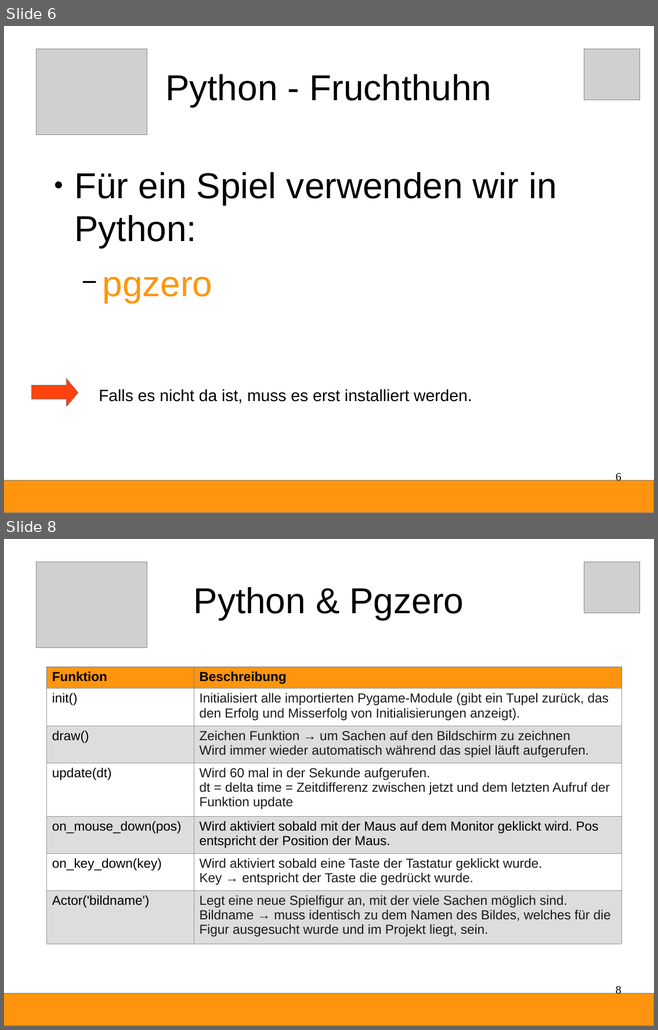
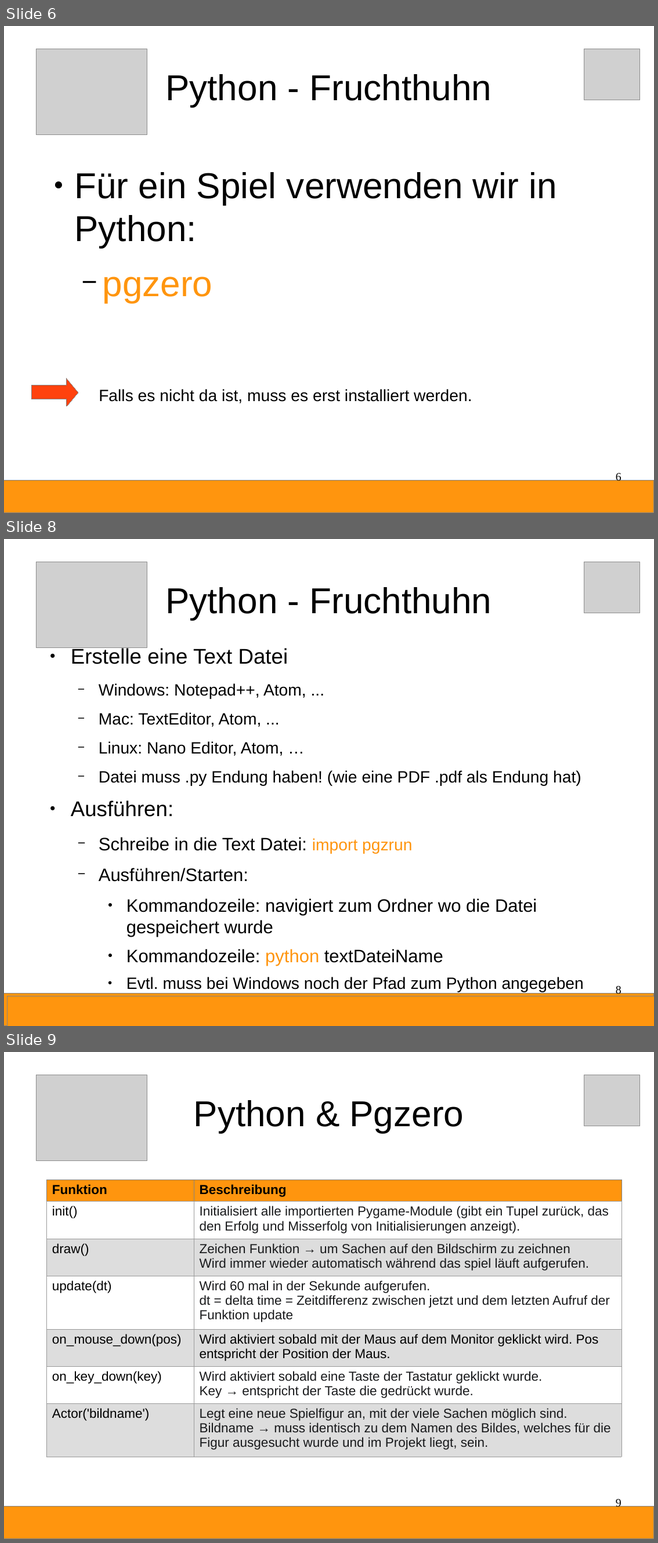
Before and after one commit to Devoxx4KidsDE/python-games, a slide deck: fruchthuhn/Python-Anleitung.odp. Shown one above the other, each under a label of ours: slides 6 and 8 before the commit, slides 6, 8 and 9 after it; the slides between them are not shown. The pictures are 658x1030 and 658x1543 pixels, drawn with LibreOffice and Linux fonts; fonts in the diff are those of the drawing; grey boxes stand for pictures. Boxes give left, top, right and bottom in pixels: in the first picture for what was removed or moved away, otherwise in the second. Text is boxed around its words. In the diff, an @@ line names an element or a change of style, - is before the commit and + after.

```diff
--- a/fruchthuhn/Python-Anleitung.odp
+++ b/fruchthuhn/Python-Anleitung.odp
@@ slide 8 added at [4, 539, 654, 1026], background #FFFFFF @@
@@ picture added at [36, 562, 147, 648] @@
@@ picture added at [584, 562, 640, 613] @@
@@ title added at [165, 587, 492, 620], 44 pt, text #000000 @@
+Python - Fruchthuhn
@@ text added at [71, 647, 583, 997], 20 pt, text #000000 @@
+● Erstelle eine Text Datei
+  − Windows: Notepad++, Atom, ...
+  − Mac: TextEditor, Atom, ...
+  − Linux: Nano Editor, Atom, …
+  − Datei muss .py Endung haben! (wie eine PDF .pdf als Endung hat)
+● Ausführen:
+  − Schreibe in die Text Datei: import pgzrun
+  − Ausführen/Starten:
+    ● Kommandozeile: navigiert zum Ordner wo die Datei gespeichert wurde
+    ● Kommandozeile: python textDateiName
+    ● Evtl. muss bei Windows noch der Pfad zum Python angegeben werden, wenn Windows den Befehl nicht kennt
@@ page number added at [615, 985, 621, 997], 14 pt, text #000000 @@
+8
@@ rectangle added at [4, 994, 654, 1026], fill #FF950E, outline #808080 0 pt @@
@@ rectangle added at [7, 997, 654, 1026], fill #FF950E, outline #808080 0 pt @@
@@ what was slide 8 is now slide 9 @@
@@ page number at [615, 1498, 621, 1510]: text changed @@
-8
+9
```
Also in this commit, not shown: 2 slides changed, 2 slides removed, 1 other file.
